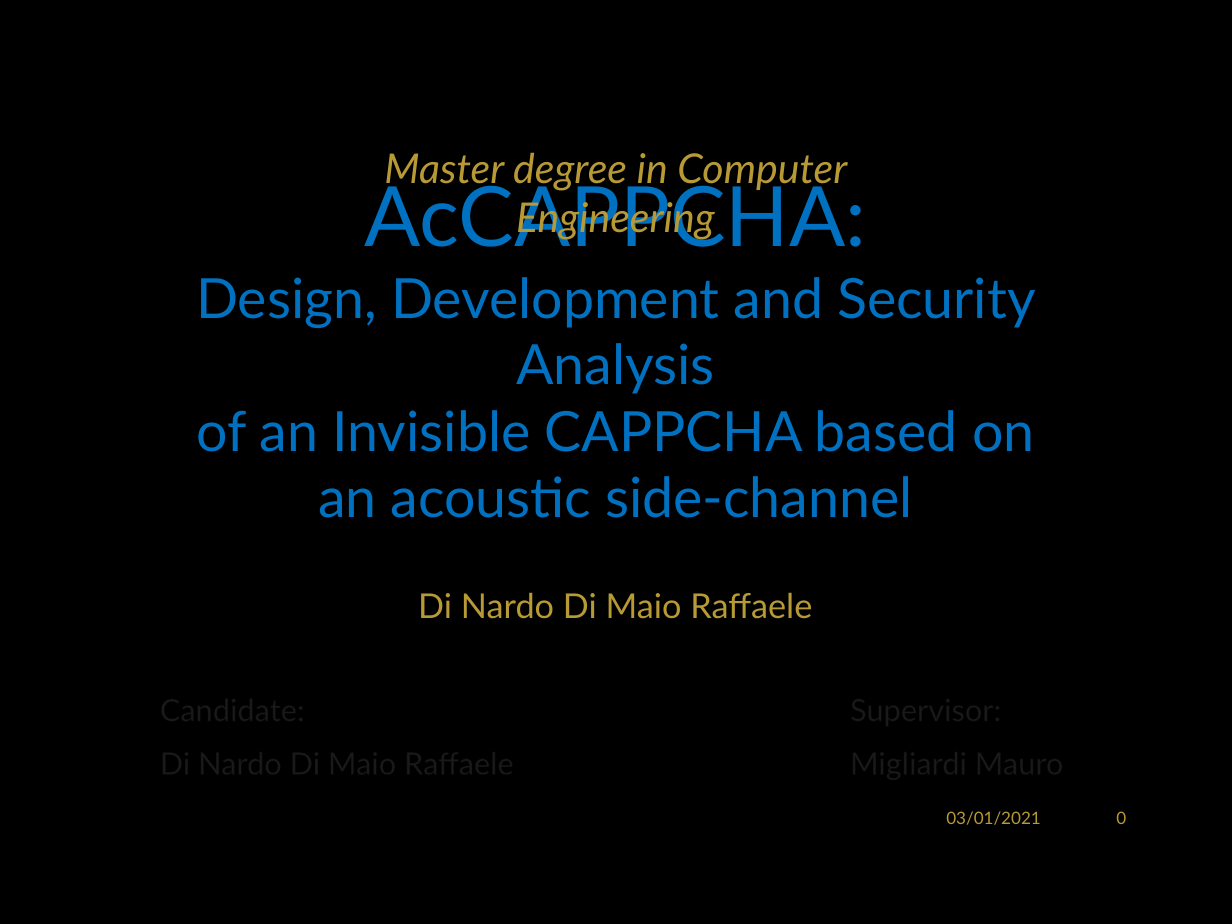
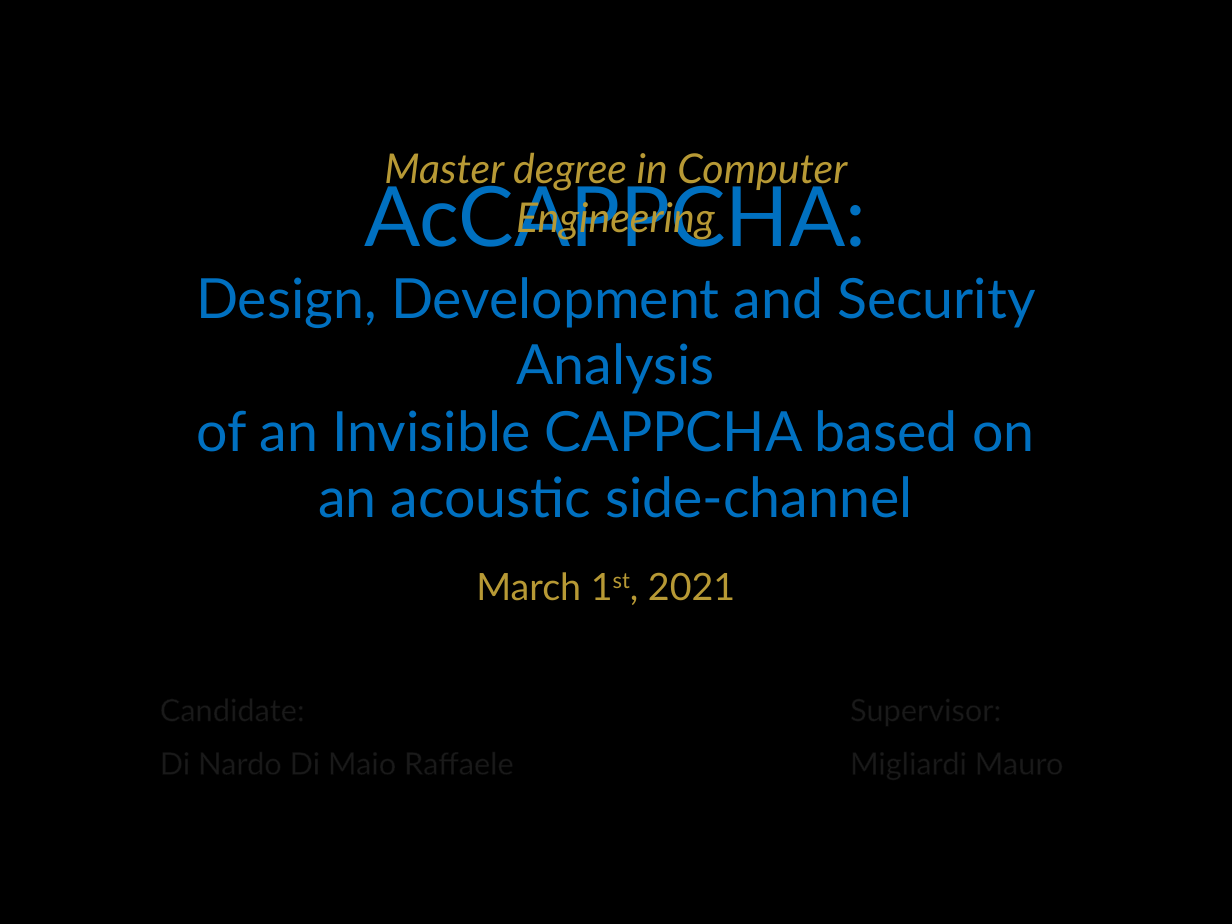
Before and after one commit to RaffaDNDM/AcCAPPCHA, a slide deck: slide 1 of Thesis/AcCAPPCHA.pptx. Drawn at 1232x924 pixels with LibreOffice and Linux fonts; fonts in the diff are those of the drawing; background and template pictures are left out. Boxes give left, top, right and bottom in pixels: in the first picture for what was removed or moved away, otherwise in the second. Text is boxed around its words. In the diff, an @@ line names an element or a change of style, - is before the commit and + after.

```diff
--- a/Thesis/AcCAPPCHA.pptx
+++ b/Thesis/AcCAPPCHA.pptx
@@ text at [476,572,735,601]: text changed; size 20 to 22 pt @@
-Di Nardo Di Maio Raffaele
+March 1st, 2021
@@ text removed at [946,811,1041,825] @@
-03/01/2021
@@ page number removed at [1116,811,1126,824] @@
-0
```
Also in this commit, not shown: 7 other slides changed, 2 slides removed, 6 other files.
